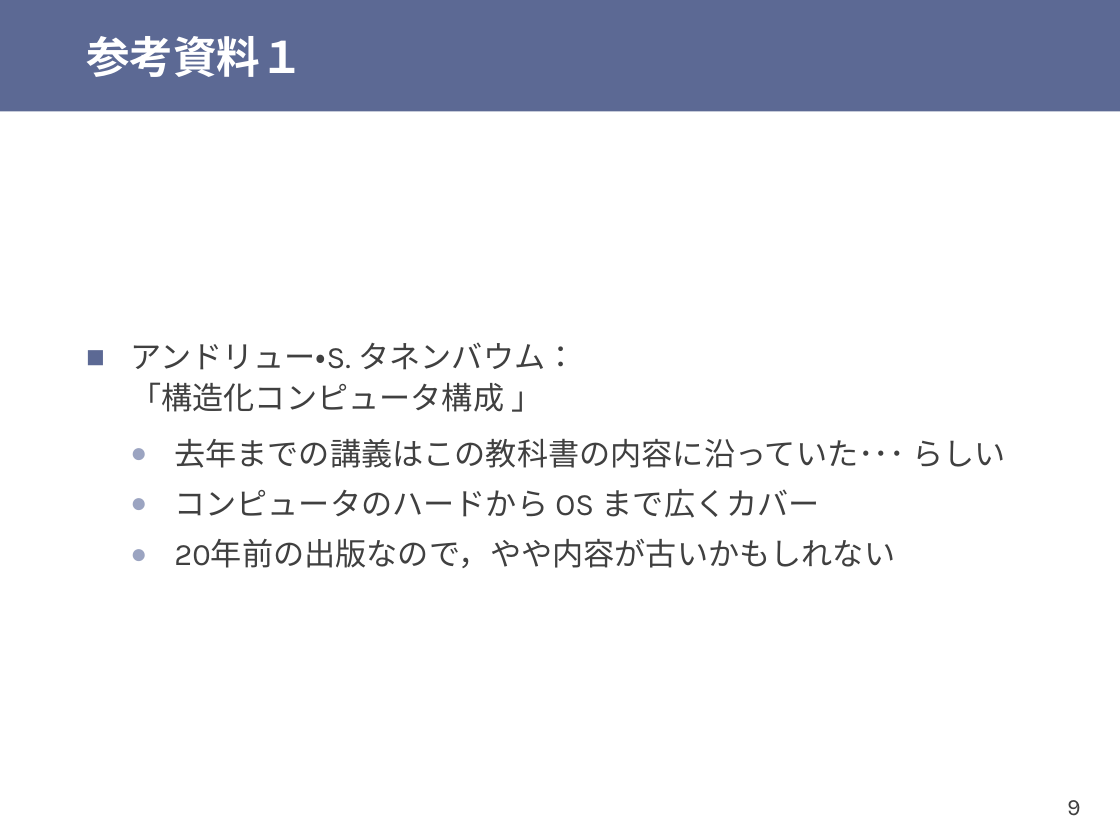
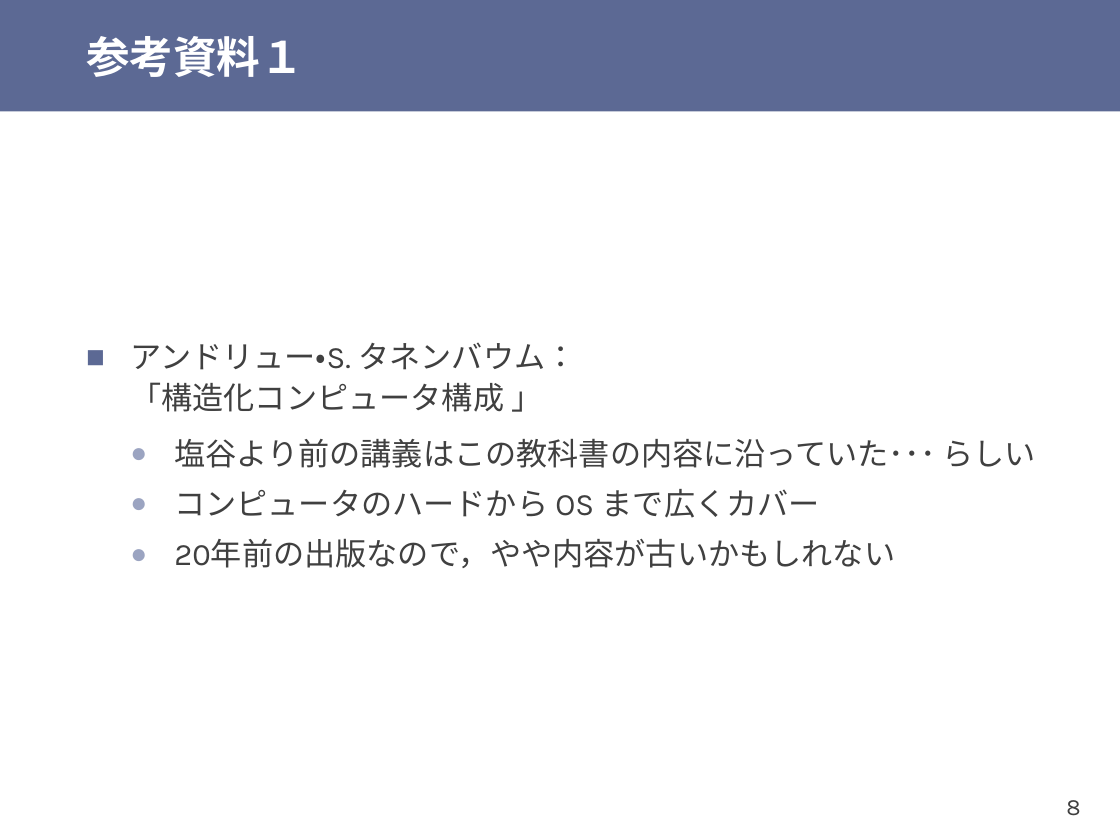
Before and after one commit to shioyadan/otya-computer-architecture-i, a slide deck: slide 8 of cai-shioya-01.pptx (slide 9 before the commit). Drawn at 1120x840 pixels with LibreOffice and Linux fonts; fonts in the diff are those of the drawing. Boxes give left, top, right and bottom in pixels: in the first picture for what was removed or moved away, otherwise in the second. Text is boxed around its words. In the diff, an @@ line names an element or a change of style, - is before the commit and + after.

```diff
--- a/cai-shioya-01.pptx
+++ b/cai-shioya-01.pptx
@@ text at (174, 438, 1036, 468): text changed @@
-  ● 去年までの講義はこの教科書の内容に沿っていた･･･ らしい
+  ● 塩谷より前の講義はこの教科書の内容に沿っていた･･･ らしい
@@ page number at (1066, 800, 1080, 816): text changed @@
-9
+8
```
Also in this commit, not shown: 4 other slides changed, 2 slides added, 1 slide removed, 2 other files.
